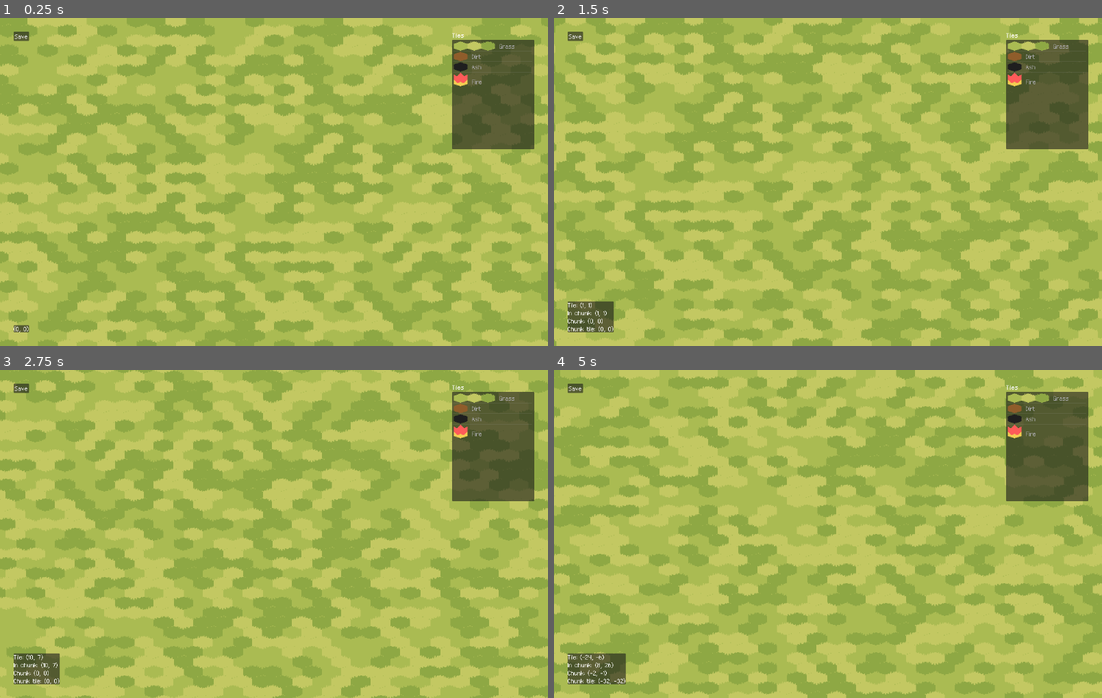
Above: before the commit, frames 1-4 (two rows, left to right).
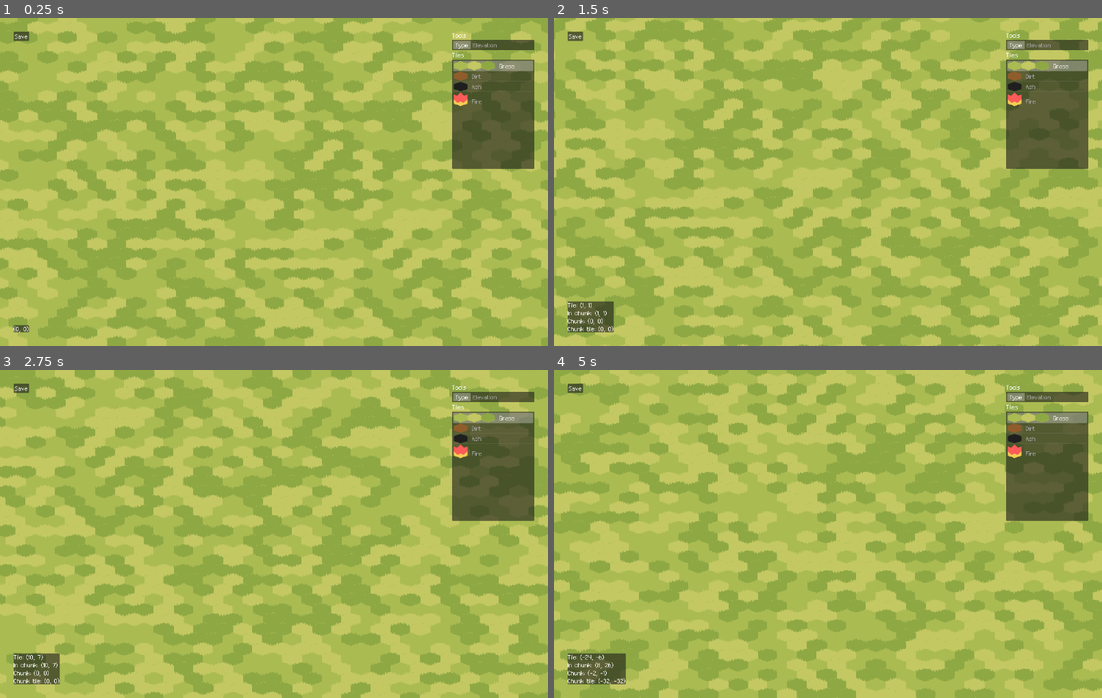
Above: after the commit, the same moments.

Repository: team-fow/riviver
Game: Godot game, scene res://scenes/game/game.tscn
Same seed, same stepped clock (60 frames per second), same inputs: the game is played once before the commit and once after it.
Inputs (mouse positions are in pixels of both pictures, inside the frame that each line leads up to):
- Up to frame 1 (0.25 s): no input
- Up to frame 2 (1.5 s): tap Enter at 0.5 s; move the mouse to (948, 165) at 0.52 s; press the mouse at (948, 165) at 0.53 s; hold D (move_right) 0.53-1.28 s; right-click (948, 165) at 0.8 s; move the mouse to (718, 198) at 1.27 s; release the mouse at (718, 198) at 1.28 s; hold S (move_down) from 1.28 s (still down); right-click (718, 198) at 1.35 s
- Up to frame 3 (2.75 s): click (164, 550) at 1.55 s; move the mouse to (328, 461) at 2.02 s; release S (move_down) at 2.03 s; press the mouse at (328, 461) at 2.03 s; hold D (move_right) from 2.03 s (still down); right-click (328, 461) at 2.3 s
- Up to frame 4 (5 s): move the mouse to (800, 599) at 2.77 s; release D (move_right) at 2.78 s; release the mouse at (800, 599) at 2.78 s; hold W (move_up) 2.78-3.53 s; right-click (800, 599) at 2.85 s; click (800, 599) at 3.05 s; move the mouse to (992, 583) at 3.52 s; hold Alt (sprint) 3.53-4.28 s; hold A (move_left) from 3.53 s (still down); right-click (992, 583) at 3.8 s; move the mouse to (663, 484) at 4.27 s; click (663, 484) at 4.35 s

The runs differ from the first frame. In frame 1, 44% of the frame differs, in the area x 0-100%, y 0-100%; in frame 2, 43%; in frame 3, 42%; in frame 4, 44%.

Commit message:
tile elevation

Diff:
--- a/scenes/debug/editor/editor.gd
+++ b/scenes/debug/editor/editor.gd
@@ -1,17 +1,29 @@
 extends CanvasLayer
 
+enum Tool {TYPE, ELEVATION}
+
+var tool: Tool
 var type: Tile.Type
 
-@onready var tile_list: ItemList = $Margins/Tiles/List
+@onready var tool_list: ItemList = $Margins/VBox/Tools
+@onready var tile_list: ItemList = $Margins/VBox/Tiles
 @onready var coords_label: Label = $Margins/Bar/Label
 
 
 func _unhandled_input(event: InputEvent) -> void:
-	var coords: Vector2i = Game.grid.point_to_coords(Game.grid.get_local_mouse_position())
+	var coords: Vector2i = Grid.point_to_coords(Game.grid.get_local_mouse_position())
 
-	if Input.is_action_pressed("click"):
-		var tile: Tile = Game.grid.get_tile(coords)
-		tile.type = type
+	match tool:
+		Tool.TYPE:
+			if Input.is_action_pressed("click"):
+				Game.grid.get_tile(coords).type = type
+
+		Tool.ELEVATION:
+			var tile: Tile = Game.grid.get_tile(coords)
+			if Input.is_action_pressed("click"):
+				tile.elevation += 1
+			elif Input.is_action_pressed("right_click"):
+				tile.elevation -= 1
 
 	if event is InputEventMouseMotion:
 		var chunk: GridChunk = Game.grid.get_chunk(Grid.get_chunk_coords(coords))
@@ -31,6 +43,13 @@
 	for info: TileInfo in Library.tiles:
 		tile_list.add_item(info.name, info.sprite_sheet)
 
+	tool_list.select(0)
+	tile_list.select(0)
+
 
 func _on_tile_selected(idx: int) -> void:
-	type = idx
+	type = idx as Tile.Type
+
+
+func _on_tool_selected(idx: int) -> void:
+	tool = idx as Tool
--- a/scenes/debug/editor/editor.tscn
+++ b/scenes/debug/editor/editor.tscn
@@ -17,16 +17,29 @@
 theme_override_constants/margin_right = 50
 theme_override_constants/margin_bottom = 50
 
-[node name="Tiles" type="VBoxContainer" parent="Margins"]
+[node name="VBox" type="VBoxContainer" parent="Margins"]
 layout_mode = 2
 size_flags_horizontal = 8
 size_flags_vertical = 0
 
-[node name="Label" type="Label" parent="Margins/Tiles"]
+[node name="ToolsLabel" type="Label" parent="Margins/VBox"]
+layout_mode = 2
+text = "Tools"
+
+[node name="Tools" type="ItemList" parent="Margins/VBox"]
+layout_mode = 2
+theme_override_constants/h_separation = 16
+auto_height = true
+item_count = 2
+max_columns = 2
+item_0/text = "Type"
+item_1/text = "Elevation"
+
+[node name="TilesLabel" type="Label" parent="Margins/VBox"]
 layout_mode = 2
 text = "Tiles"
 
-[node name="List" type="ItemList" parent="Margins/Tiles"]
+[node name="Tiles" type="ItemList" parent="Margins/VBox"]
 custom_minimum_size = Vector2(300, 400)
 layout_mode = 2
 size_flags_horizontal = 8
@@ -44,5 +57,6 @@
 layout_mode = 2
 text = "(0, 0)"
 
-[connection signal="hidden" from="Margins/Tiles/List" to="Margins/Tiles/List" method="deselect_all"]
-[connection signal="item_selected" from="Margins/Tiles/List" to="." method="_on_tile_selected"]
+[connection signal="item_selected" from="Margins/VBox/Tools" to="." method="_on_tool_selected"]
+[connection signal="hidden" from="Margins/VBox/Tiles" to="Margins/VBox/Tiles" method="deselect_all"]
+[connection signal="item_selected" from="Margins/VBox/Tiles" to="." method="_on_tile_selected"]
--- a/scenes/grid/grid_chunk.gd
+++ b/scenes/grid/grid_chunk.gd
@@ -46,15 +46,6 @@
 		generate()
 		return
 
-	#var types: PackedInt32Array = Game.file.get_value("chunks", str(chunk_coords))
-	#sends_ticks = false
-	#
-	#for x: int in SIZE.x:
-		#for y: int in SIZE.y:
-			#_tiles[x][y].type = types[x + x * y]
-	#
-	#sends_ticks = true
-
 	var types: Array[PackedInt32Array] = Game.file.get_value("chunks", str(chunk_coords))
 	for x: int in SIZE.x:
 		for y: int in SIZE.y:
--- a/scenes/grid/tile.gd
+++ b/scenes/grid/tile.gd
@@ -10,12 +10,14 @@
 }
 
 const SIZE := Vector2(24, 16) ## Size, in pixels.
+const CLIFF_COLOR_1 := Color("#867b74")
+const CLIFF_COLOR_2 := Color("#705d5b")
 
 var type: Type = Type.NONE : set = _set_type ## Type ID. Affects the tile's rendering and behavior.
 var behavior: TileBehavior ## Recieves ticks and runs tick logic.
 
 var coords: Vector2i : set = _set_coords ## The tile's grid coordinates.
-var elevation: int ## The tile's elevation. Applied as a vertical offset.
+var elevation: int : set = _set_elevation ## The tile's elevation. Applied as a vertical offset. Can't go below 0.
 
 var rid: RID = RenderingServer.canvas_item_create() ## A canvas item ID. Used for rendering.
 var transform: Transform2D ## The transform applied to this tile.
@@ -24,10 +26,16 @@
 
 # coords
 
-# Updates position to match coords.
+# Sets coords and updates position to match.
 func _set_coords(value: Vector2i) -> void:
 	coords = value
 	set_position(Grid.coords_to_point(coords))
+
+
+# Sets elevation and redraws.
+func _set_elevation(value: int) -> void:
+	elevation = max(value, 0)
+	_redraw()
 
 
 ## Returns the six adjacent tiles. Omits nonexistent tiles.
@@ -78,18 +86,32 @@
 func _redraw() -> void:
 	RenderingServer.canvas_item_clear(rid)
 	RenderingServer.canvas_item_set_parent(rid, Game.grid.get_canvas_item())
-	if get_info().material: RenderingServer.canvas_item_set_material(rid, get_info().material.get_rid())
+
+	if get_info().material:
+		RenderingServer.canvas_item_set_material(rid, get_info().material.get_rid())
+
+	if elevation:
+		var cliff_rect := Rect2(-12, 12 - elevation, 12, 12 + elevation)
+		RenderingServer.canvas_item_add_rect(rid, cliff_rect, CLIFF_COLOR_1)
+		cliff_rect.position.x += 12
+		RenderingServer.canvas_item_add_rect(rid, cliff_rect, CLIFF_COLOR_2)
+
 	_draw_sprite(get_info())
 
 
 # Draws a sprite.
 func _draw_sprite(info: TileInfo) -> void:
+	var target_rect := Rect2(-info.sprite_size/2, info.sprite_size)
 	var src_rect := Rect2(Vector2.ZERO, info.sprite_size)
+
+	target_rect.position.y = -elevation
+
 	match info.sprite_sheet_picking:
 		TileInfo.SpriteSheetPicking.RANDOMIZE:
 			src_rect.position.x = randi() % info.sprite_sheet_size.x * info.sprite_size.x
 			src_rect.position.y = randi() % info.sprite_sheet_size.y * info.sprite_size.y
-	RenderingServer.canvas_item_add_texture_rect_region(rid, Rect2(-info.sprite_size/2, info.sprite_size), info.sprite_sheet, src_rect)
+
+	RenderingServer.canvas_item_add_texture_rect_region(rid, target_rect, info.sprite_sheet, src_rect)
 
 
 ## Sets where the tile is rendered.
